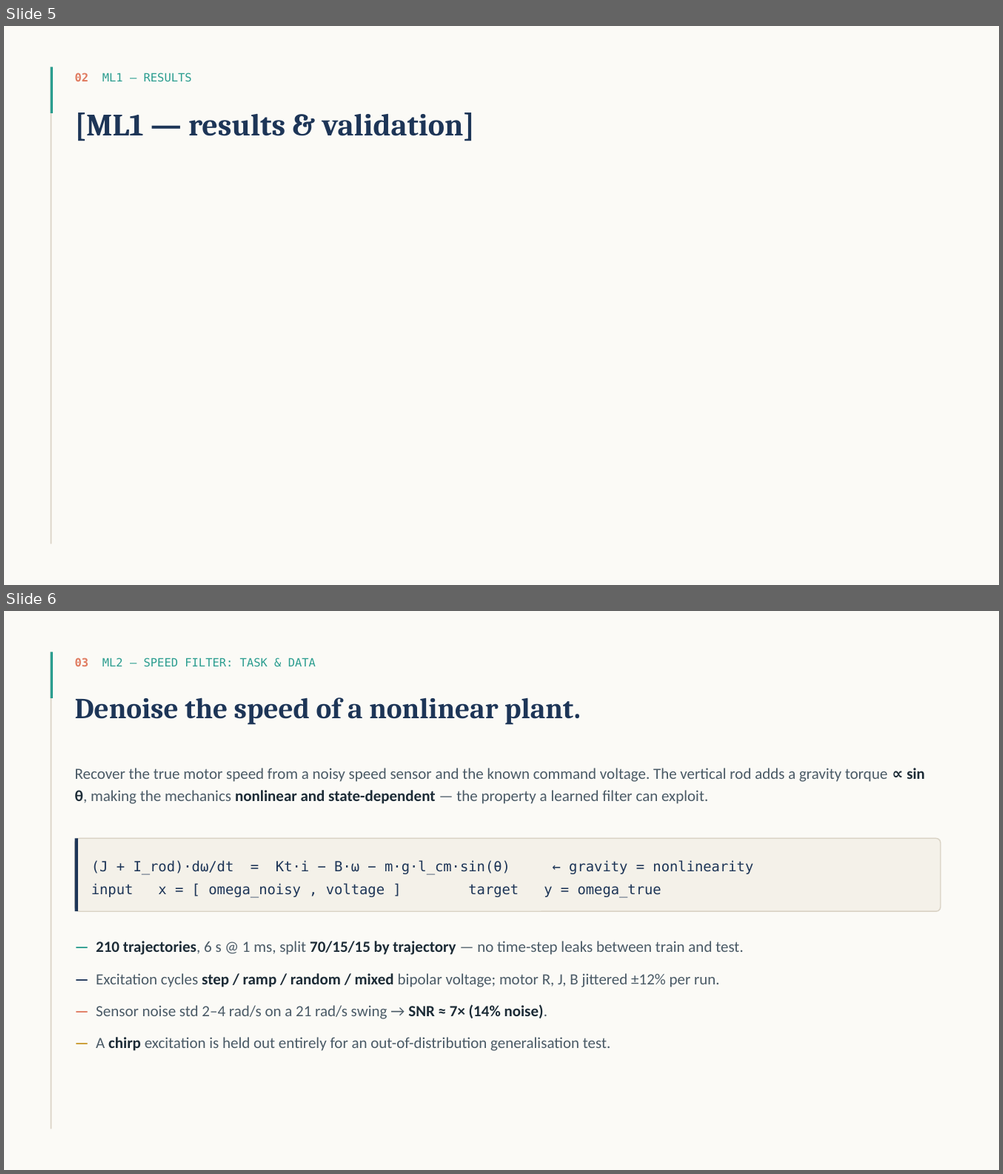
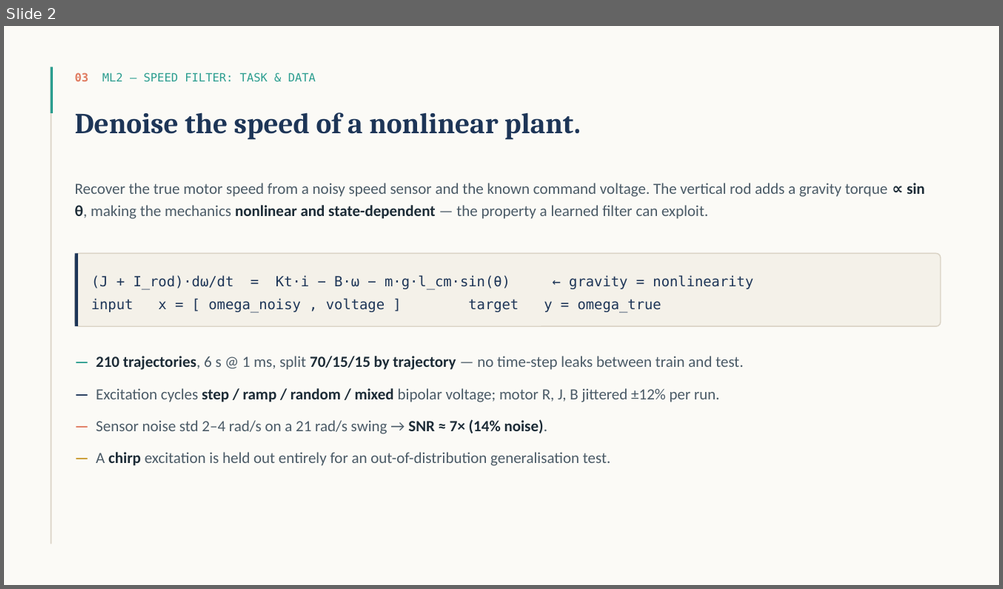
Before and after one commit to Riad-Attou/ai-electrical-engineering, a slide deck: presentation.pptx. Shown one above the other, each under a label of ours: slides 5 and 6 before the commit, slide 2 after it. The pictures are 1003x1174 and 1003x589 pixels, drawn with LibreOffice and Linux fonts; fonts in the diff are those of the drawing. Boxes give left, top, right and bottom in pixels: in the first picture for what was removed or moved away, otherwise in the second. Text is boxed around its words. In the diff, an @@ line names an element or a change of style, - is before the commit and + after.

```diff
--- a/presentation.pptx
+++ b/presentation.pptx
@@ slide 5 removed at (4,26,999,585), background #FBFAF6 @@
@@ rectangle removed at (51,67,52,545) @@
@@ rectangle removed at (51,67,53,113) @@
@@ text removed at (75,73,192,82) @@
-02 ML1 — RESULTS
@@ text removed at (75,113,475,141) @@
-[ML1 — results & validation]
@@ what was slide 6 is now slide 2 @@
```
Also in this commit, not shown: 2 slides changed, 4 other slides removed, 4 other files.
